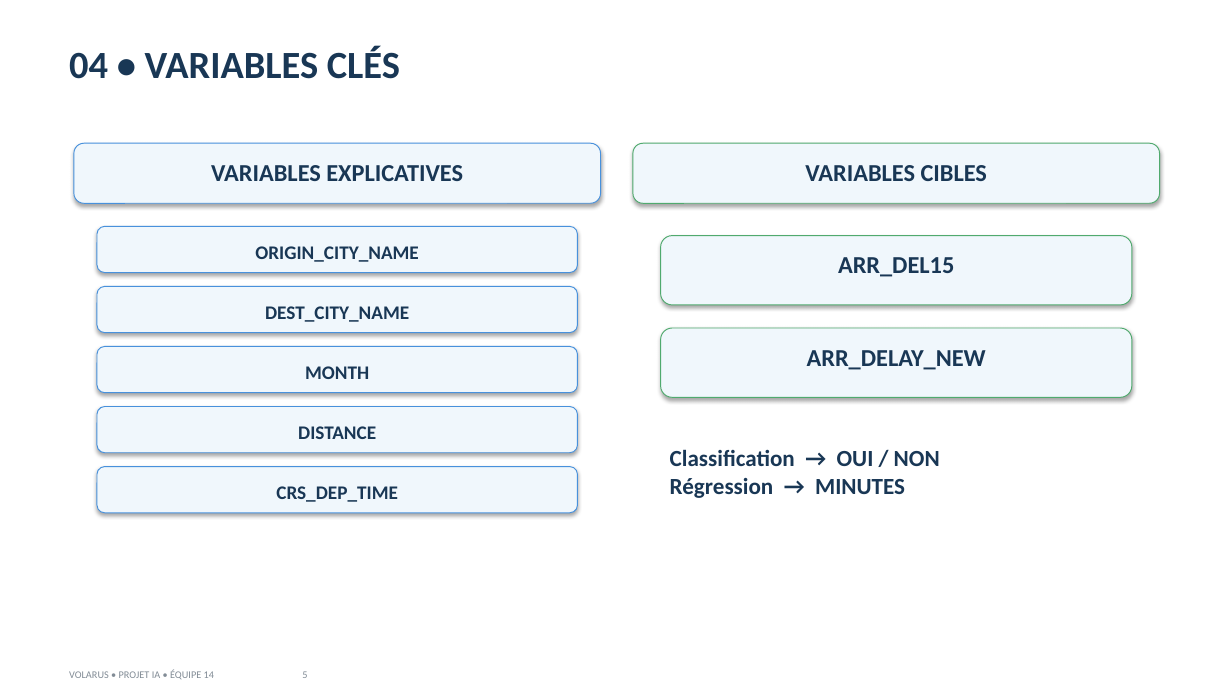
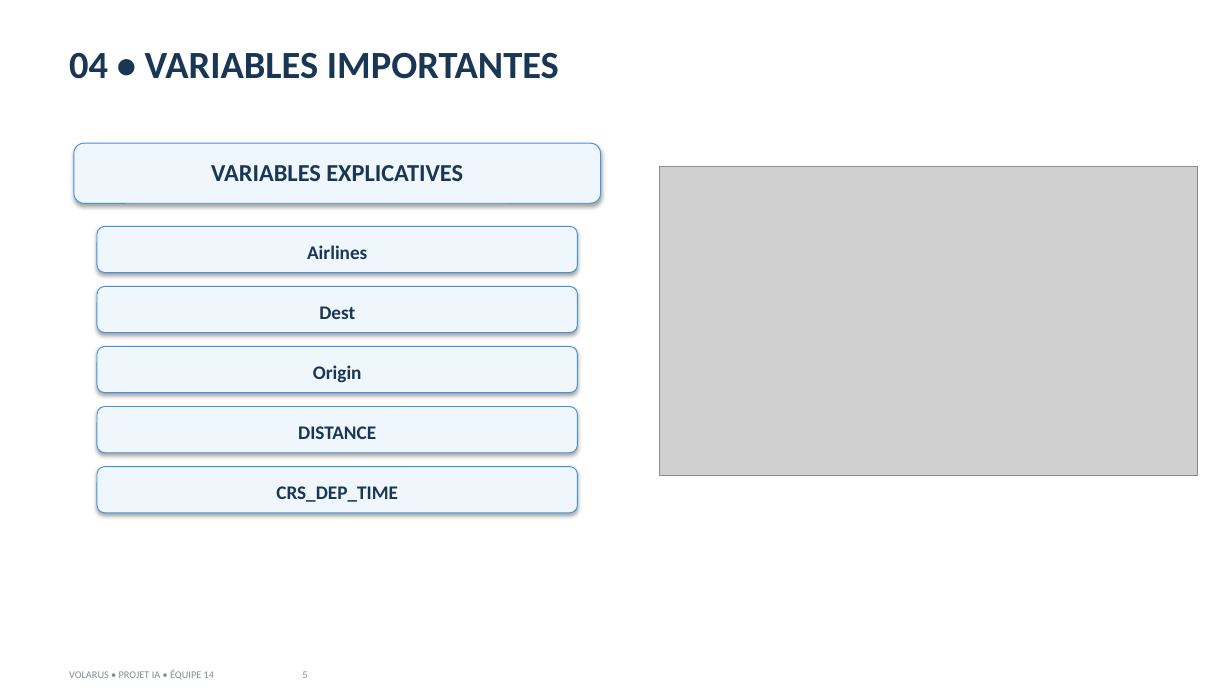
Before and after one commit to seguinx/Projet_Pr-diction_Avion-_retard, a slide deck: slide 5 of PROJET/Presentation_Volarus_Condensee_v3.pptx. Drawn at 1232x693 pixels with LibreOffice and Linux fonts; fonts in the diff are those of the drawing; grey boxes stand for pictures. Boxes give left, top, right and bottom in pixels: in the first picture for what was removed or moved away, otherwise in the second. Text is boxed around its words. In the diff, an @@ line names an element or a change of style, - is before the commit and + after.

```diff
--- a/PROJET/Presentation_Volarus_Condensee_v3.pptx
+++ b/PROJET/Presentation_Volarus_Condensee_v3.pptx
@@ text at [69,52,559,79]: text changed @@
-04 • VARIABLES CLÉS
+04 • VARIABLES IMPORTANTES
@@ rounded rectangle removed at [633,143,1160,203] @@
@@ picture added at [660,167,1198,476] @@
@@ text removed at [805,165,987,181] @@
-VARIABLES CIBLES
@@ rounded rectangle removed at [661,236,1132,305] @@
@@ text at [307,245,367,259]: text changed @@
-ORIGIN_CITY_NAME
+Airlines
@@ text removed at [838,257,954,277] @@
-ARR_DEL15
@@ text at [319,306,355,319]: text changed @@
-DEST_CITY_NAME
+Dest
@@ rounded rectangle removed at [661,328,1132,397] @@
@@ text removed at [807,350,986,370] @@
-ARR_DELAY_NEW
@@ text removed at [305,366,369,379] @@
-MONTH
@@ text added at [313,365,362,383], 15 pt, text #193755, bold @@
+Origin
@@ text removed at [670,449,940,498] @@
-Classification → OUI / NON
-Régression → MINUTES
```
Also in this commit, not shown: 2 other slides changed, 2 slides added, 1 slide removed, 7 other files.
